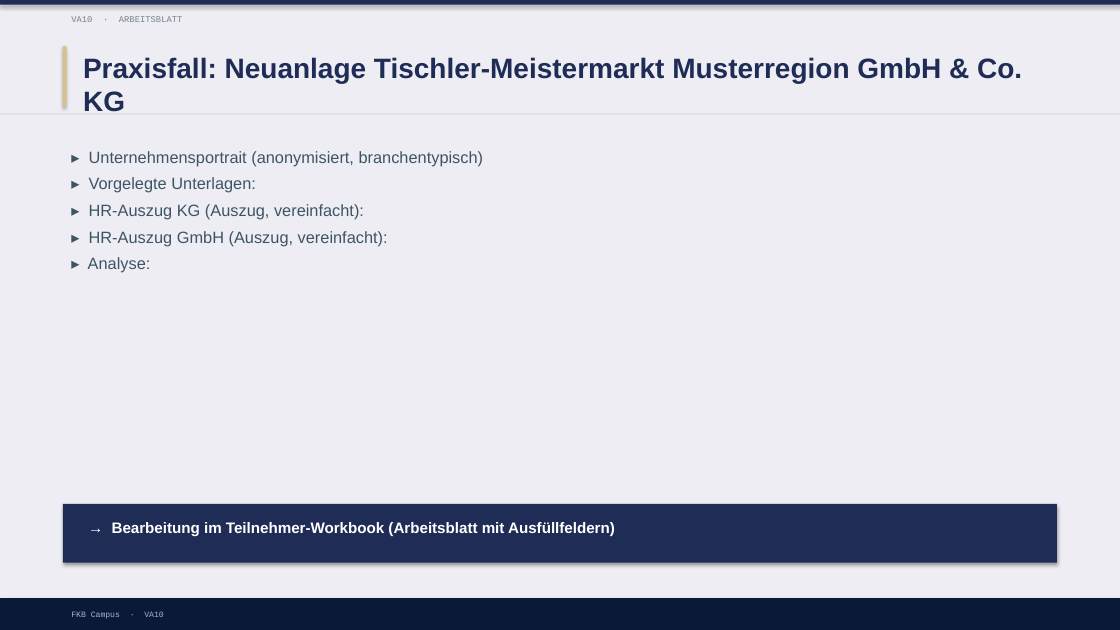
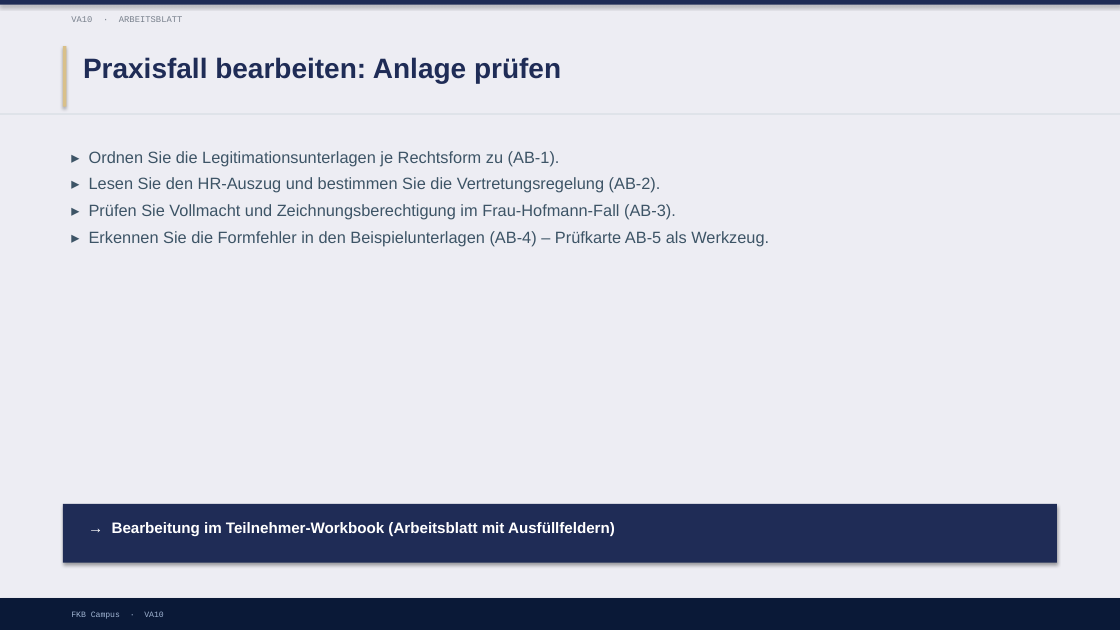
Before and after one commit to ck5rqc47pr-byte/firmenkundenakademie-online, a slide deck: slide 14 of protected-downloads/praesentation/VA10.pptx (slide 7 before the commit). Drawn at 1120x630 pixels with LibreOffice and Linux fonts; fonts in the diff are those of the drawing. Boxes give left, top, right and bottom in pixels: in the first picture for what was removed or moved away, otherwise in the second. Text is boxed around its words. In the diff, an @@ line names an element or a change of style, - is before the commit and + after.

```diff
--- a/protected-downloads/praesentation/VA10.pptx
+++ b/protected-downloads/praesentation/VA10.pptx
@@ text at (83, 57, 561, 83): text changed @@
-Praxisfall: Neuanlage Tischler-Meistermarkt Musterregion GmbH & Co. KG
+Praxisfall bearbeiten: Anlage prüfen
@@ text at (89, 151, 769, 246): text changed @@
-▸ Unternehmensportrait (anonymisiert, branchentypisch)
-▸ Vorgelegte Unterlagen:
-▸ HR-Auszug KG (Auszug, vereinfacht):
-▸ HR-Auszug GmbH (Auszug, vereinfacht):
-▸ Analyse:
+▸ Ordnen Sie die Legitimationsunterlagen je Rechtsform zu (AB-1).
+▸ Lesen Sie den HR-Auszug und bestimmen Sie die Vertretungsregelung (AB-2).
+▸ Prüfen Sie Vollmacht und Zeichnungsberechtigung im Frau-Hofmann-Fall (AB-3).
+▸ Erkennen Sie die Formfehler in den Beispielunterlagen (AB-4) – Prüfkarte AB-5 als Werkzeug.
```
Also in this commit, not shown: 3 other slides changed, 8 slides added, 5 other files.
